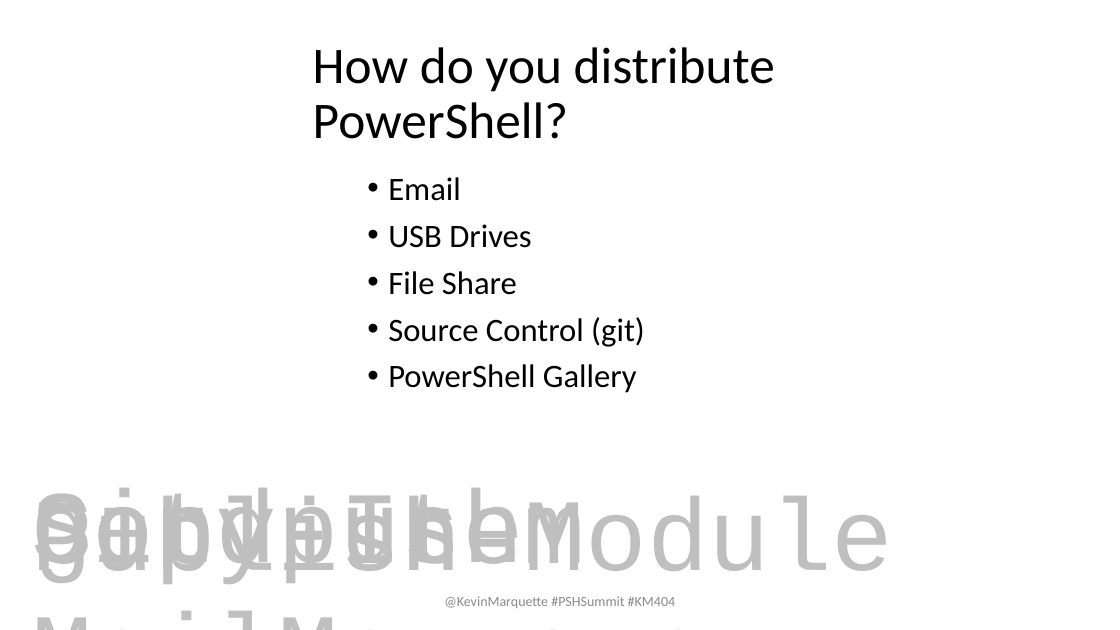
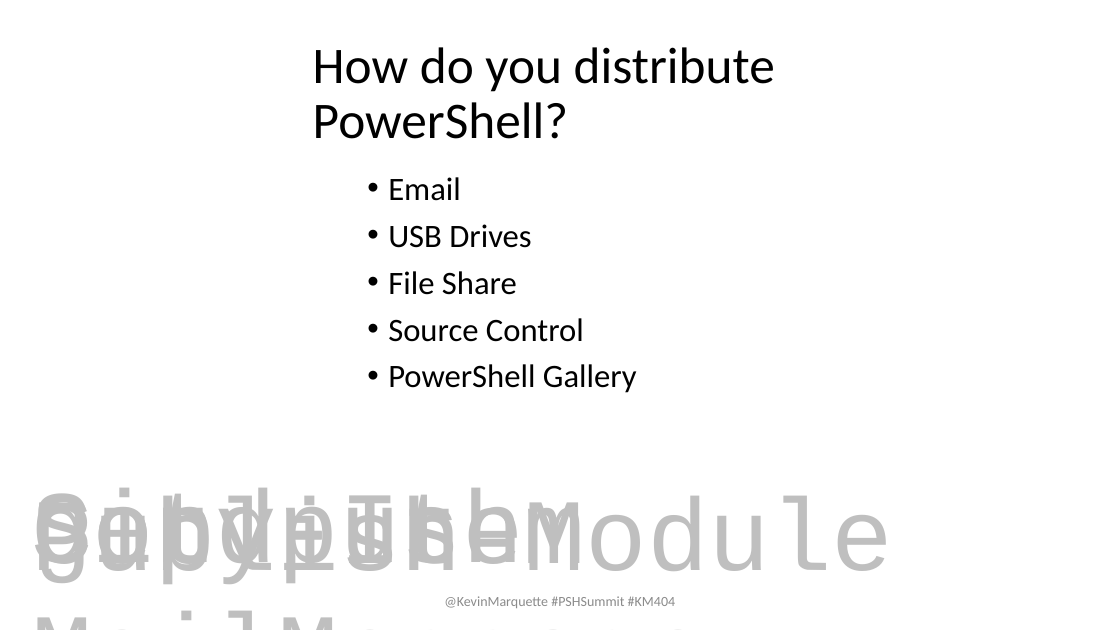
Before and after one commit to KevinMarquette/ManagingModulesPresentation, a slide deck: slide 3 of ManagingModulesPresentation.pptx. Drawn at 1120x630 pixels with LibreOffice and Linux fonts; fonts in the diff are those of the drawing; background and template pictures are left out. Boxes give left, top, right and bottom in pixels: in the first picture for what was removed or moved away, otherwise in the second. Text is boxed around its words. In the diff, an @@ line names an element or a change of style, - is before the commit and + after.

```diff
--- a/ManagingModulesPresentation.pptx
+++ b/ManagingModulesPresentation.pptx
@@ text at <box>388,318,584,342</box>: text changed @@
-• Source Control (git)
+• Source Control
```
Also in this commit, not shown: 3 other slides changed, 3 slides removed, 24 other files.
